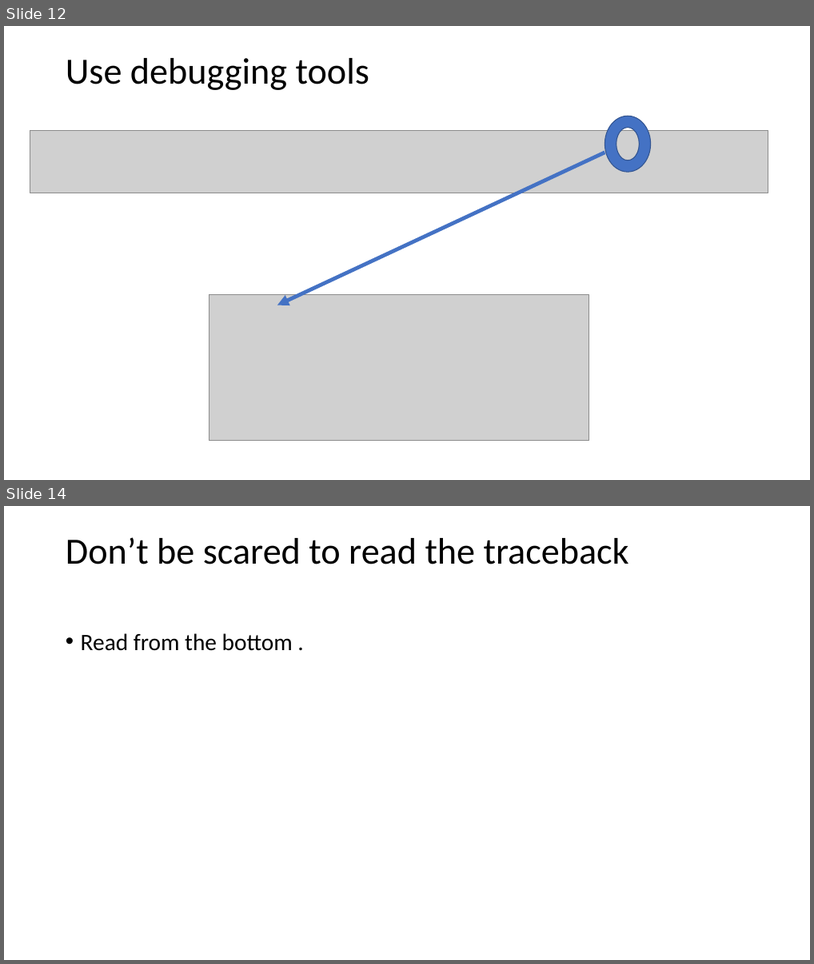
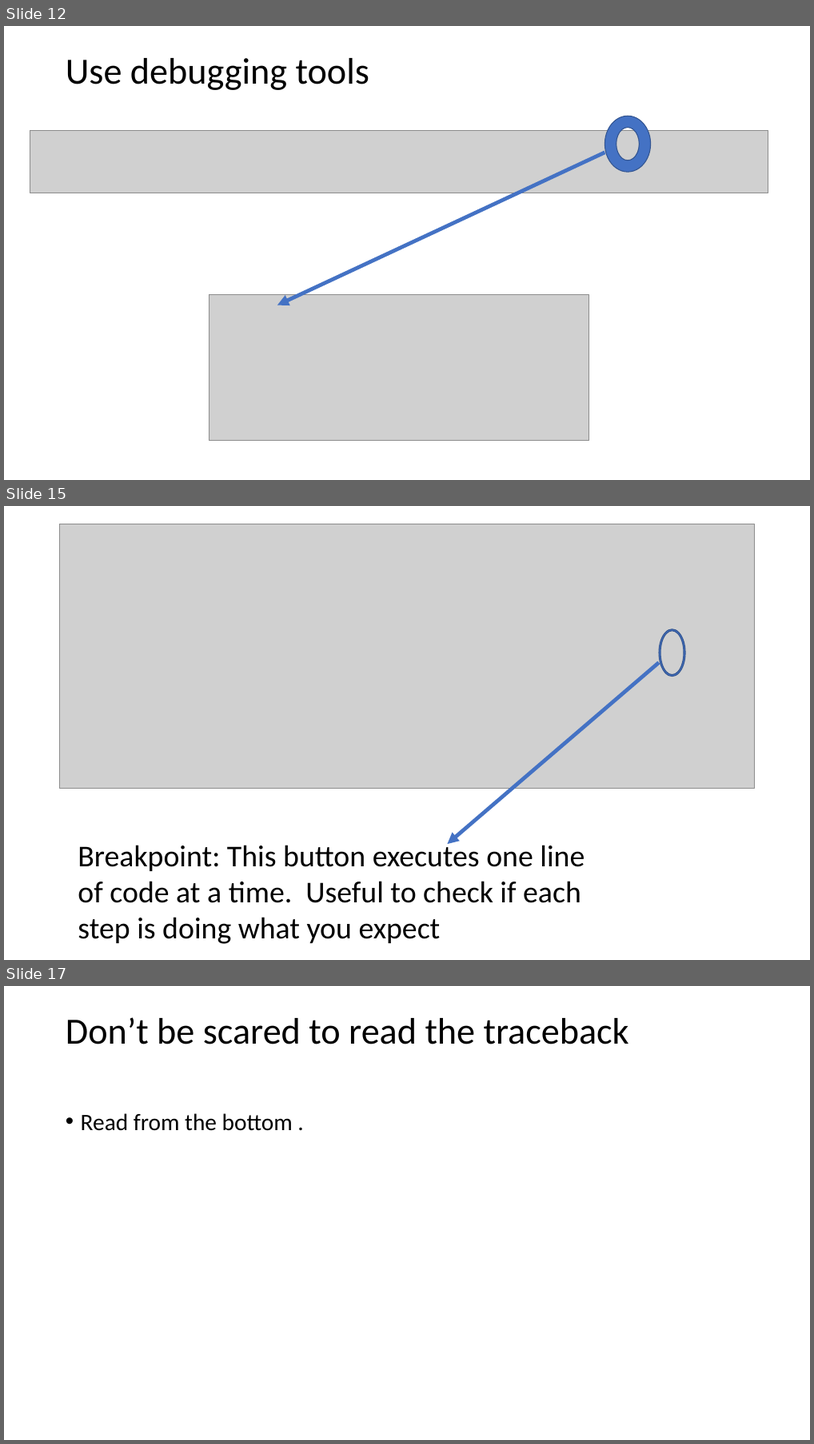
Before and after one commit to j-ales/PS4106_2024_25, a slide deck: slides/PS4106 - debugging.pptx. Shown one above the other, each under a label of ours: slides 12 and 14 before the commit, slides 12, 15 and 17 after it; the slides between them are not shown. The pictures are 814x964 and 814x1444 pixels, drawn with LibreOffice and Linux fonts; fonts in the diff are those of the drawing; grey boxes stand for pictures. Boxes give left, top, right and bottom in pixels: in the first picture for what was removed or moved away, otherwise in the second. Text is boxed around its words. In the diff, an @@ line names an element or a change of style, - is before the commit and + after.

```diff
--- a/slides/PS4106 - debugging.pptx
+++ b/slides/PS4106 - debugging.pptx
@@ slide 15 added at box(4, 506, 810, 960), background #FFFFFF @@
@@ picture added at box(60, 524, 755, 788) @@
@@ donut added at box(659, 629, 686, 676), fill #4472C4, outline #325491 1 pt @@
@@ arrow added from (659, 663) to (447, 844), #4472C4 4.5 pt @@
@@ text added at box(78, 840, 585, 944), 36 pt, text #000000 @@
+Breakpoint: This button executes one line of code at a time. Useful to check if each step is doing what you expect
@@ what was slide 14 is now slide 17 @@
```
Also in this commit, not shown: 3 slides changed, 2 other slides added, 1 other file.
